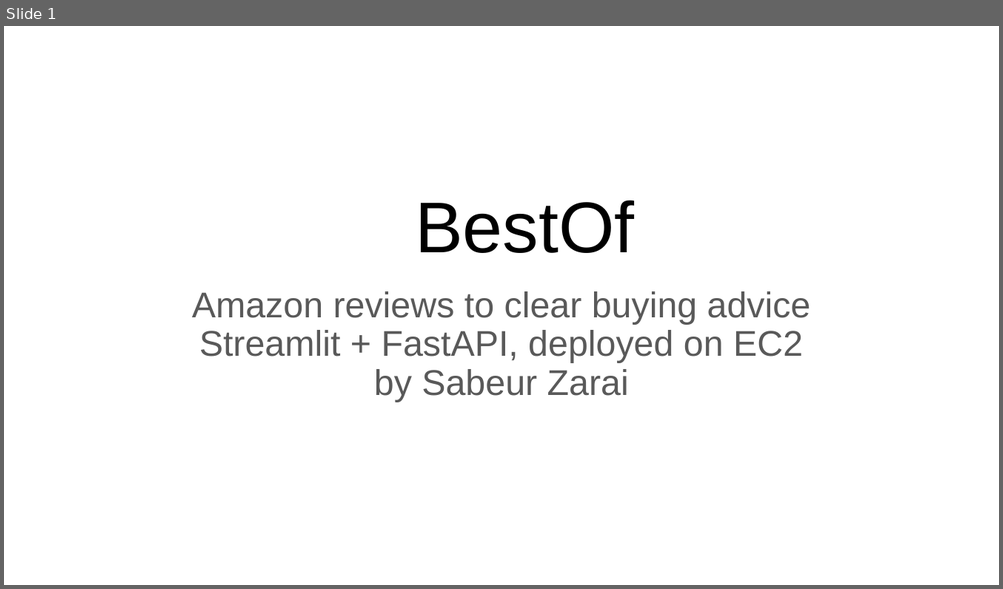
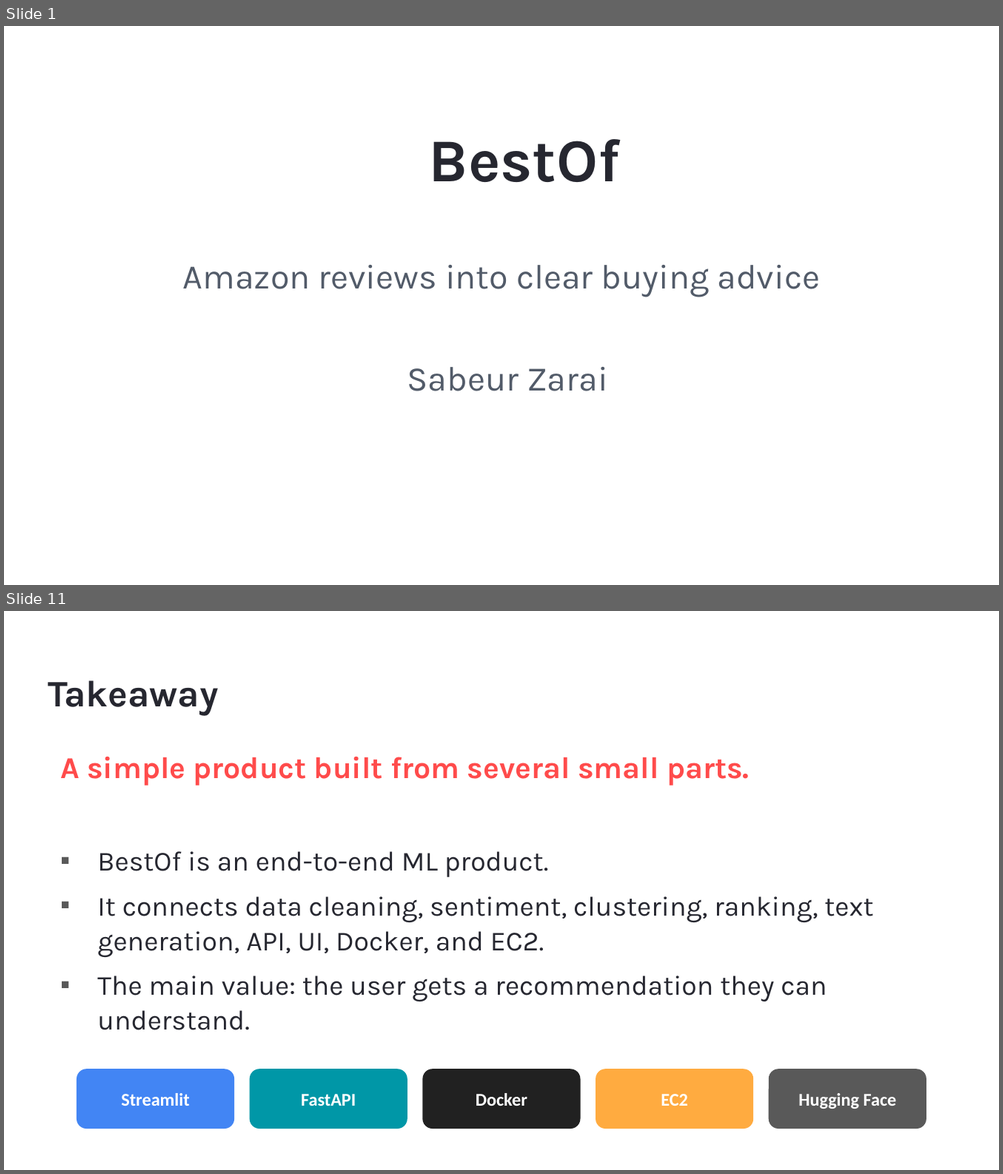
Before and after one commit to sabeurzarai/BestOf, a slide deck: BestOf_presentation.pptx. Shown one above the other, each under a label of ours: slide 1 before the commit, slides 1 and 11 after it; the slides between them are not shown. The pictures are 1003x589 and 1003x1174 pixels, drawn with LibreOffice and Linux fonts; fonts in the diff are those of the drawing. Boxes give left, top, right and bottom in pixels: in the first picture for what was removed or moved away, otherwise in the second. Text is boxed around its words. In the diff, an @@ line names an element or a change of style, - is before the commit and + after.

```diff
--- a/BestOf_presentation.pptx
+++ b/BestOf_presentation.pptx
@@ slide 11 added at box(4, 611, 999, 1170), background #FFFFFF @@
@@ title added at box(48, 681, 219, 715), 27 pt, text #262730, bold @@
+Takeaway
@@ text added at box(60, 757, 873, 1031), 20 pt, text #262730 @@
+A simple product built from several small parts.
+▪ BestOf is an end-to-end ML product.
+▪ It connects data cleaning, sentiment, clustering, ranking, text generation, API, UI, Docker, and EC2.
+▪ The main value: the user gets a recommendation they can understand.
@@ rounded rectangle added at box(77, 1070, 235, 1129), fill #4285F4, 13 pt, text #FFFFFF, bold @@
+Streamlit
@@ rounded rectangle added at box(250, 1070, 408, 1129), fill #0097A7, 13 pt, text #FFFFFF, bold @@
+FastAPI
@@ rounded rectangle added at box(423, 1070, 581, 1129), fill #212121, 13 pt, text #FFFFFF, bold @@
+Docker
@@ rounded rectangle added at box(596, 1070, 754, 1129), fill #FFAB40, 13 pt, text #FFFFFF, bold @@
+EC2
@@ rounded rectangle added at box(768, 1070, 926, 1129), fill #595959, 13 pt, text #FFFFFF, bold @@
+Hugging Face
@@ slide 1 changed as well @@
@@ title "BestOf" at box(429, 139, 620, 182): size 52 to 44 pt, font Arial to Karla, text colour #000000 to #262730, bold on; more space between paragraphs; vertical alignment bottom to top @@
@@ subtitle at box(183, 265, 820, 392): text changed; size 25.9 to 25 pt; font Arial to Karla; text colour #595959 to #525B69 @@
-Amazon reviews to clear buying advice
-Streamlit + FastAPI, deployed on EC2
-by Sabeur Zarai
+Amazon reviews into clear buying advice
+Sabeur Zarai
```
Also in this commit, not shown: 10 other slides added, 12 slides removed, 5 other files.
